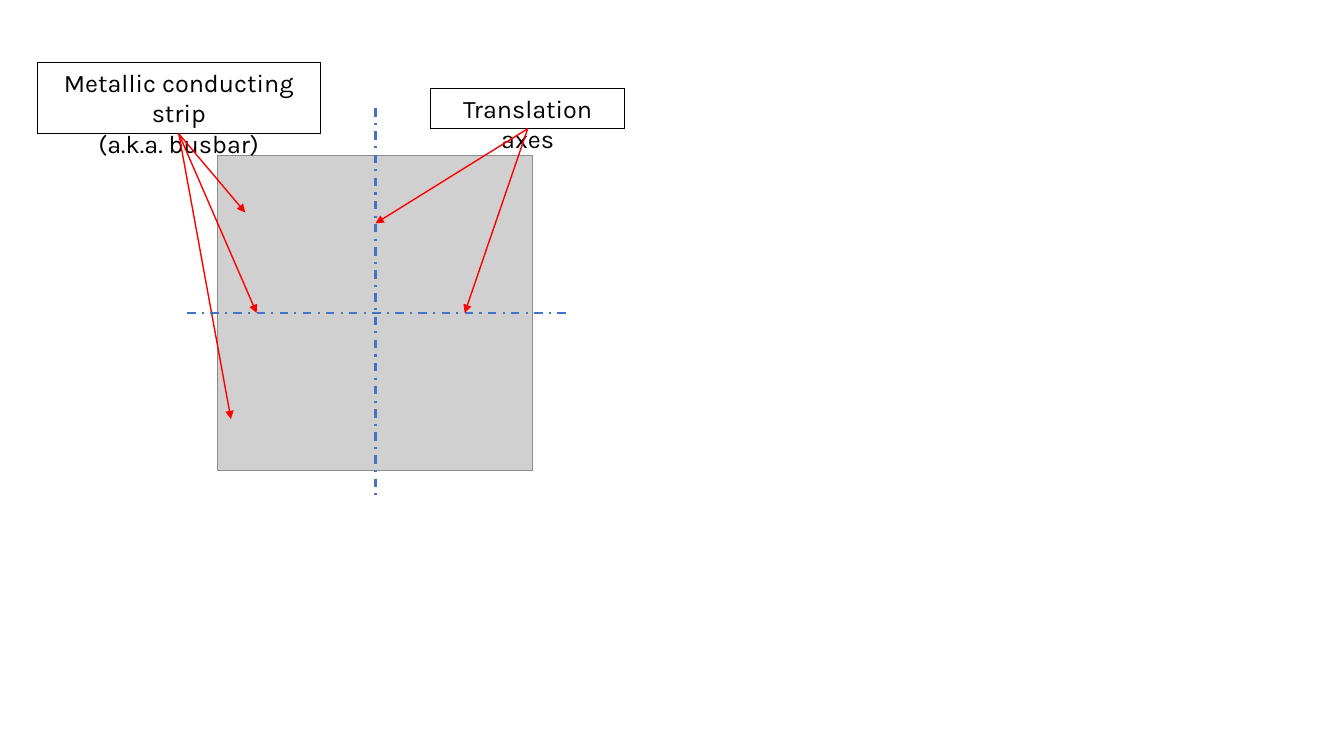
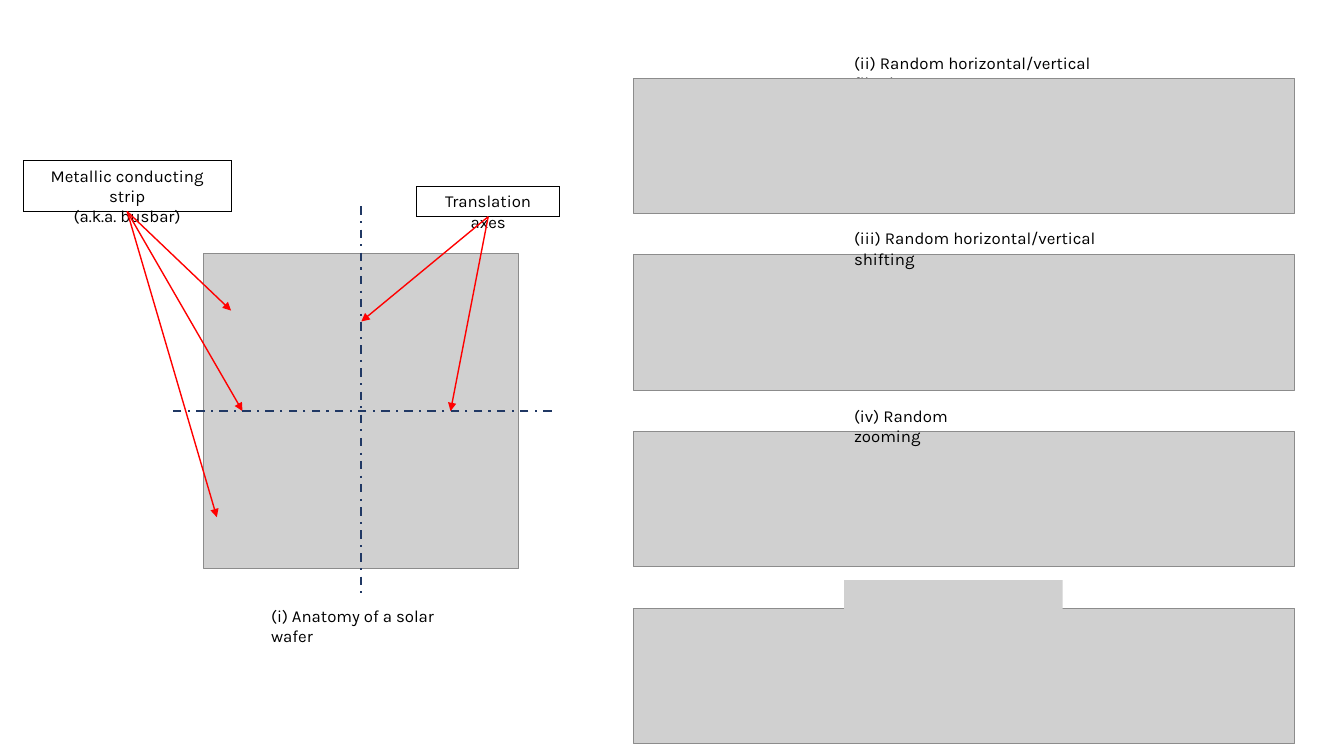
Before and after one commit to vohuynhquangnguyen/SolarPVDiagnostics, a slide deck: slide 13 of docs/figures.pptx. Drawn at 1344x756 pixels with LibreOffice and Linux fonts; fonts in the diff are those of the drawing; grey boxes stand for pictures. Boxes give left, top, right and bottom in pixels: in the first picture for what was removed or moved away, otherwise in the second. Text is boxed around its words. In the diff, an @@ line names an element or a change of style, - is before the commit and + after.

```diff
--- a/docs/figures.pptx
+++ b/docs/figures.pptx
@@ rectangle "Metallic conducting strip (a.k.a. busbar)" at <box>23,160,231,211</box>: size 18 to 12 pt @@
@@ rectangle "Metallic conducting strip (a.k.a. busbar)": place and size @@
-rectangle "Metallic conducting strip (a.k.a. busbar)" at <box>37,63,321,134</box>
+rectangle "Metallic conducting strip (a.k.a. busbar)" at <box>23,160,231,211</box>
@@ line moved from (376, 108) - (376, 497) to (361, 207) - (361, 596) @@
@@ line (361, 207) - (361, 596): stroke #4472C4 1.5 pt dashed to #203864 1.5 pt dashed @@
@@ rectangle "Translation axes": place and size @@
-rectangle "Translation axes" at <box>431,88,624,128</box>
+rectangle "Translation axes" at <box>416,187,560,217</box>
@@ rectangle "Translation axes" at <box>416,187,560,217</box>: size 18 to 12 pt @@
@@ arrow moved from (178, 134) - (231, 419) to (127, 212) - (217, 517) @@
@@ arrow moved from (178, 134) - (257, 314) to (127, 212) - (243, 411) @@
@@ arrow moved from (178, 134) - (245, 213) to (127, 212) - (231, 311) @@
@@ arrow moved from (528, 129) - (376, 224) to (488, 217) - (361, 322) @@
@@ arrow moved from (528, 129) - (465, 314) to (488, 217) - (451, 411) @@
@@ picture: place and size @@
-picture at <box>218,155,532,470</box>
+picture at <box>204,254,518,569</box>
@@ line moved from (566, 314) - (186, 314) to (552, 411) - (171, 411) @@
@@ line (552, 411) - (171, 411): stroke #4472C4 1.5 pt dashed to #203864 1.5 pt dashed @@
@@ group added at <box>271,56,1295,743</box>: 5 pictures, 4 texts @@
+(ii) Random horizontal/vertical flipping
+(iii) Random horizontal/vertical shifting
+(iv) Random zooming
+(i) Anatomy of a solar wafer
```
Also in this commit, not shown: 4 other files.
